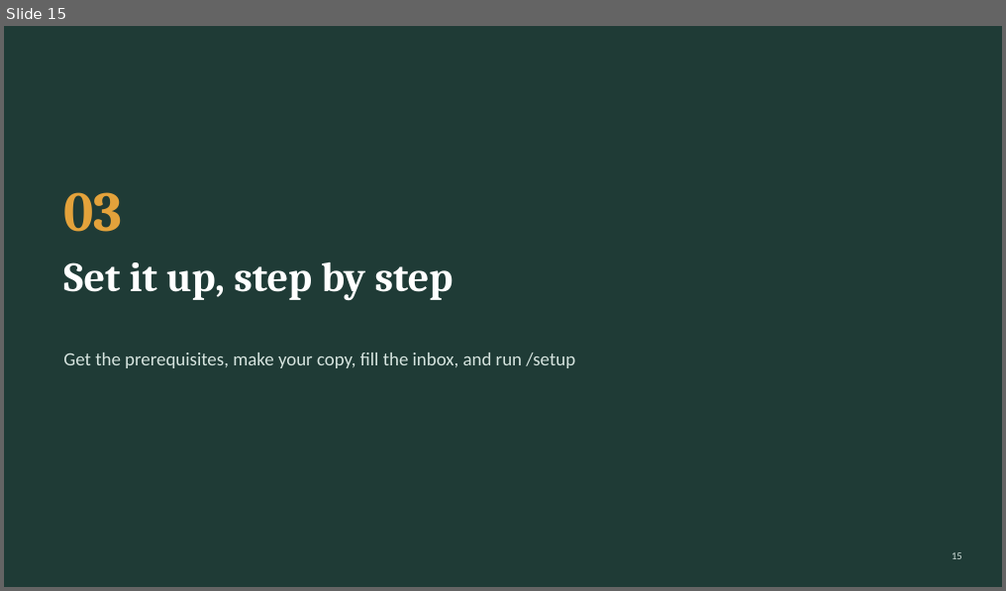
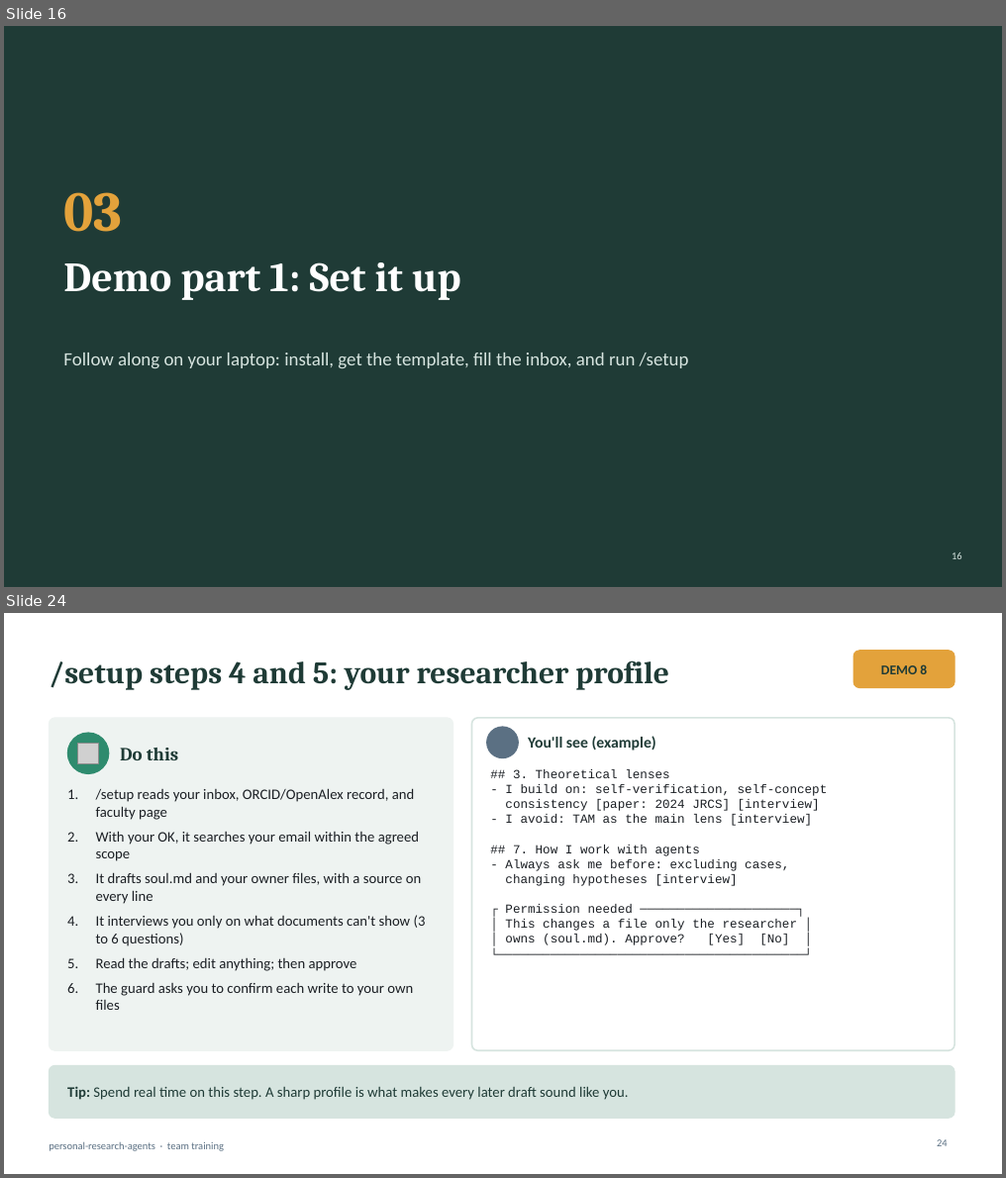
Before and after one commit to simonhdang/personal-research-agents, a slide deck: docs/personal-research-agents_seminar.pptx. Shown one above the other, each under a label of ours: slide 15 before the commit, slides 16 and 24 after it; the slides between them are not shown. The pictures are 1006x591 and 1006x1178 pixels, drawn with LibreOffice and Linux fonts; fonts in the diff are those of the drawing; grey boxes stand for pictures; background and template pictures are left out. Boxes give left, top, right and bottom in pixels: in the first picture for what was removed or moved away, otherwise in the second. Text is boxed around its words. In the diff, an @@ line names an element or a change of style, - is before the commit and + after.

```diff
--- a/docs/personal-research-agents_seminar.pptx
+++ b/docs/personal-research-agents_seminar.pptx
@@ slide 24 added at bbox=[4, 613, 1002, 1174], background #FFFFFF @@
@@ title added at bbox=[49, 661, 669, 690], 30 pt, text #1F3B36, bold @@
+/setup steps 4 and 5: your researcher profile
@@ rounded rectangle added at bbox=[853, 651, 954, 688], fill #E3A23B, outline #E3A23B 1 pt @@
@@ text added at bbox=[881, 664, 927, 674], 13 pt, text #1F3B36, bold @@
+DEMO 8
@@ rounded rectangle added at bbox=[49, 718, 453, 1051], fill #EEF3F1, outline #EEF3F1 1 pt @@
@@ rounded rectangle added at bbox=[472, 718, 954, 1051], fill #FFFFFF, outline #D6E4DF 1.5 pt @@
@@ ellipse added at bbox=[487, 727, 519, 759], fill #5B7083, outline #5B7083 1 pt @@
@@ ellipse added at bbox=[67, 733, 109, 774], fill #2E8B6E, outline #2E8B6E 1 pt @@
@@ picture added at bbox=[78, 744, 99, 764] @@
@@ text added at bbox=[120, 748, 178, 761], 18 pt, text #1F3B36, bold @@
+Do this
@@ text added at bbox=[528, 736, 656, 751], 15 pt, text #1F3B36, bold @@
+You'll see (example)
@@ text added at bbox=[96, 788, 426, 1010], 14 pt, text #1B1F24 @@
+1. /setup reads your inbox, ORCID/OpenAlex record, and faculty page
+2. With your OK, it searches your email within the agreed scope
+3. It drafts soul.md and your owner files, with a source on every line
+4. It interviews you only on what documents can't show (3 to 6 questions)
+5. Read the drafts; edit anything; then approve
+6. The guard asks you to confirm each write to your own files
@@ text added at bbox=[505, 769, 828, 946], 12 pt, text #1B1F24 @@
+## 3. Theoretical lenses
+- I build on: self-verification, self-concept
+consistency [paper: 2024 JRCS] [interview]
+- I avoid: TAM as the main lens [interview]
+## 7. How I work with agents
+- Always ask me before: excluding cases,
+changing hypotheses [interview]
+┌ Permission needed ─────────────────────┐
+│ This changes a file only the researcher │
+│ owns (soul.md). Approve? [Yes] [No] │
+└─────────────────────────────────────────┘
@@ rounded rectangle added at bbox=[49, 1065, 954, 1118], fill #D6E4DF, outline #D6E4DF 1 pt @@
@@ text added at bbox=[67, 1086, 629, 1100], 14 pt, text #1F3B36 @@
+Tip: Spend real time on this step. A sharp profile is what makes every later draft sound like you.
@@ text added at bbox=[49, 1143, 224, 1152], 10 pt, text #5B7083 @@
+personal-research-agents · team training
@@ page number added at bbox=[937, 1140, 947, 1147], 10 pt, text #5B7083 @@
+24
@@ what was slide 15 is now slide 16 @@
@@ slide 16 changed as well @@
@@ title at bbox=[63, 263, 461, 300]: text changed @@
-Set it up, step by step
+Demo part 1: Set it up
@@ text at bbox=[63, 353, 689, 369]: text changed @@
-Get the prerequisites, make your copy, fill the inbox, and run /setup
+Follow along on your laptop: install, get the template, fill the inbox, and run /setup
```
Also in this commit, not shown: 16 other slides changed, 23 other slides added, 6 slides removed, 1 other file.
